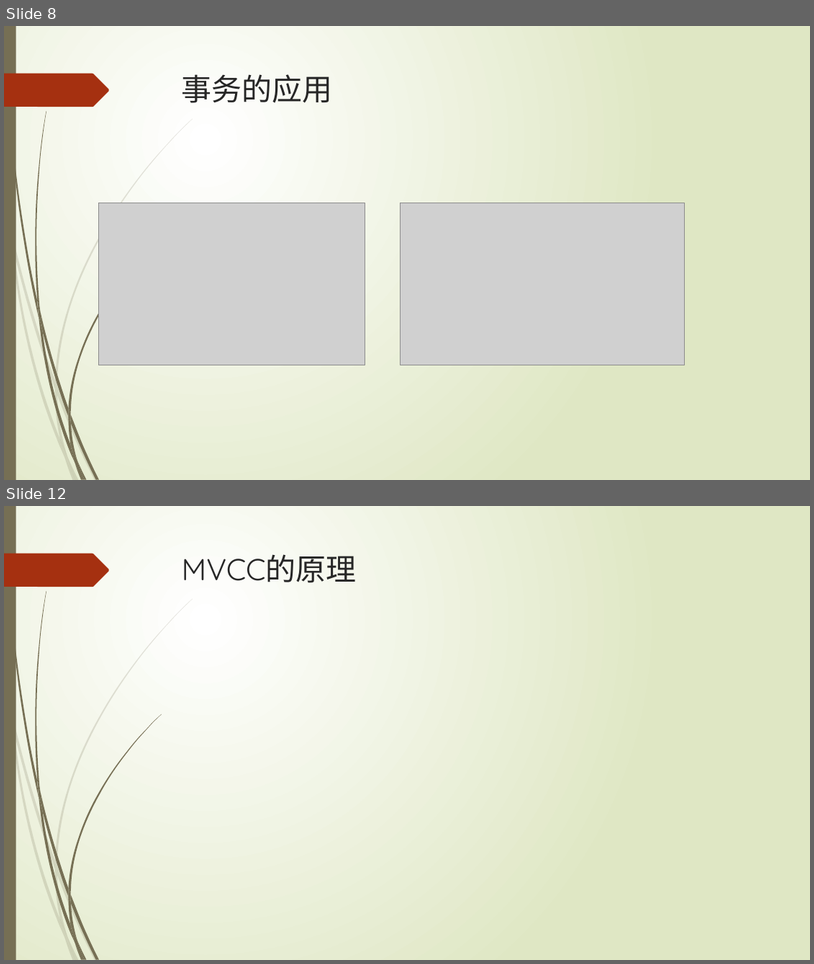
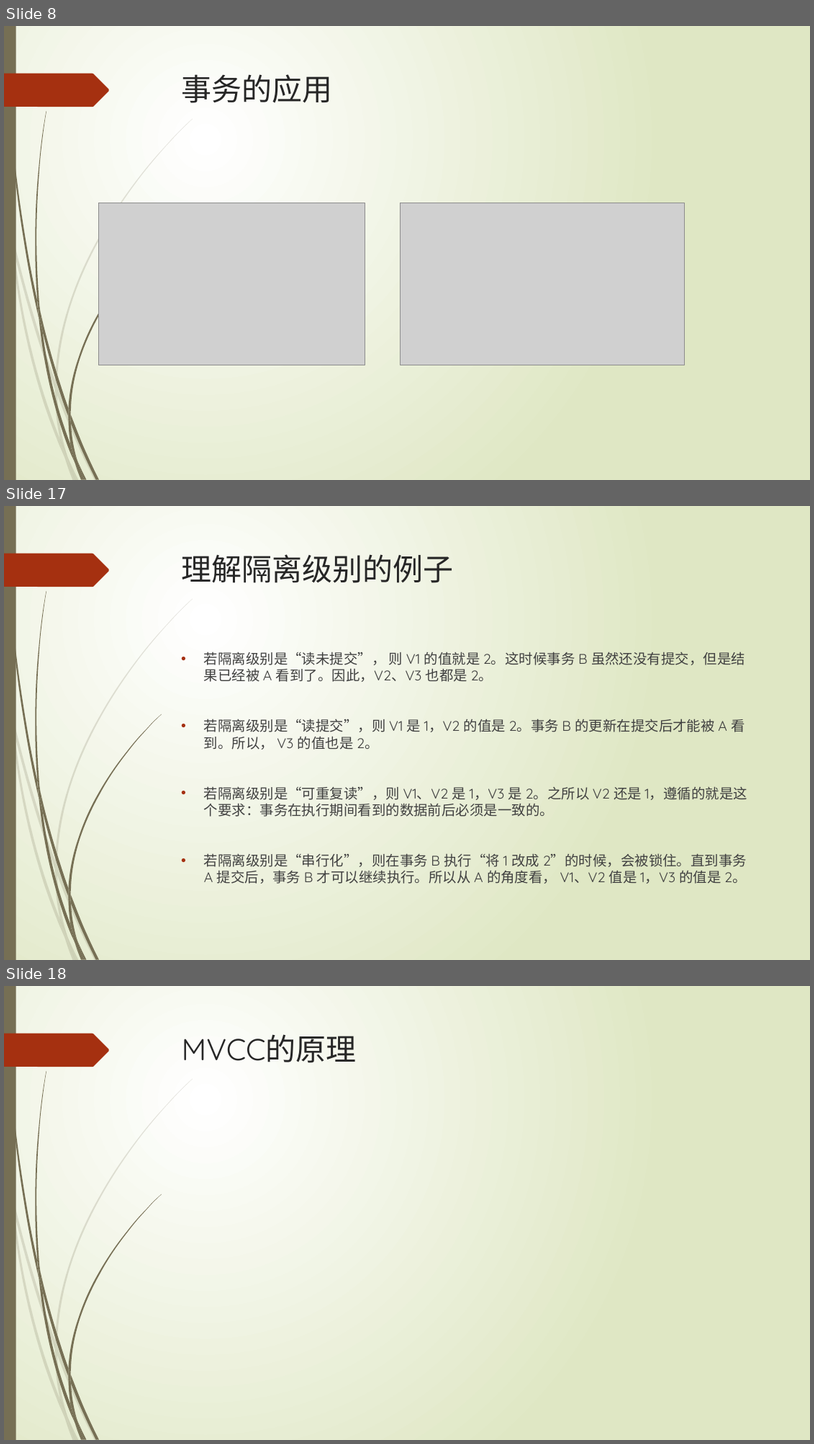
Before and after one commit to TopSpoofer/learning, a slide deck: mysql/mysql的事务实现.pptx. Shown one above the other, each under a label of ours: slides 8 and 12 before the commit, slides 8, 17 and 18 after it; the slides between them are not shown. The pictures are 814x964 and 814x1444 pixels, drawn with LibreOffice and Linux fonts; fonts in the diff are those of the drawing; grey boxes stand for pictures. Boxes give left, top, right and bottom in pixels: in the first picture for what was removed or moved away, otherwise in the second. Text is boxed around its words. In the diff, an @@ line names an element or a change of style, - is before the commit and + after.

Commit message:
完善mysql事务ppt

```diff
--- a/mysql/mysql的事务实现.pptx
+++ b/mysql/mysql的事务实现.pptx
@@ slide 17 added at <box>4,506,810,960</box>, background gradient #FFFFFF to #DFE8C4; not listed: 24 template elements that a slide beside it also shows @@
@@ title added at <box>182,554,454,583</box>, 36 pt, text #262626 @@
+理解隔离级别的例子
@@ text added at <box>204,651,748,883</box>, 16.6 pt, text #404040 @@
+• 若隔离级别是“读未提交”， 则 V1 的值就是 2。这时候事务 B 虽然还没有提交，但是结果已经被 A 看到了。因此，V2、V3 也都是 2。
+• 若隔离级别是“读提交”，则 V1 是 1，V2 的值是 2。事务 B 的更新在提交后才能被 A 看到。所以， V3 的值也是 2。
+• 若隔离级别是“可重复读”，则 V1、V2 是 1，V3 是 2。之所以 V2 还是 1，遵循的就是这个要求：事务在执行期间看到的数据前后必须是一致的。
+• 若隔离级别是“串行化”，则在事务 B 执行“将 1 改成 2”的时候，会被锁住。直到事务 A 提交后，事务 B 才可以继续执行。所以从 A 的角度看， V1、V2 值是 1，V3 的值是 2。
@@ what was slide 12 is now slide 18 @@
```
Also in this commit, not shown: 3 slides changed, 5 other slides added.
